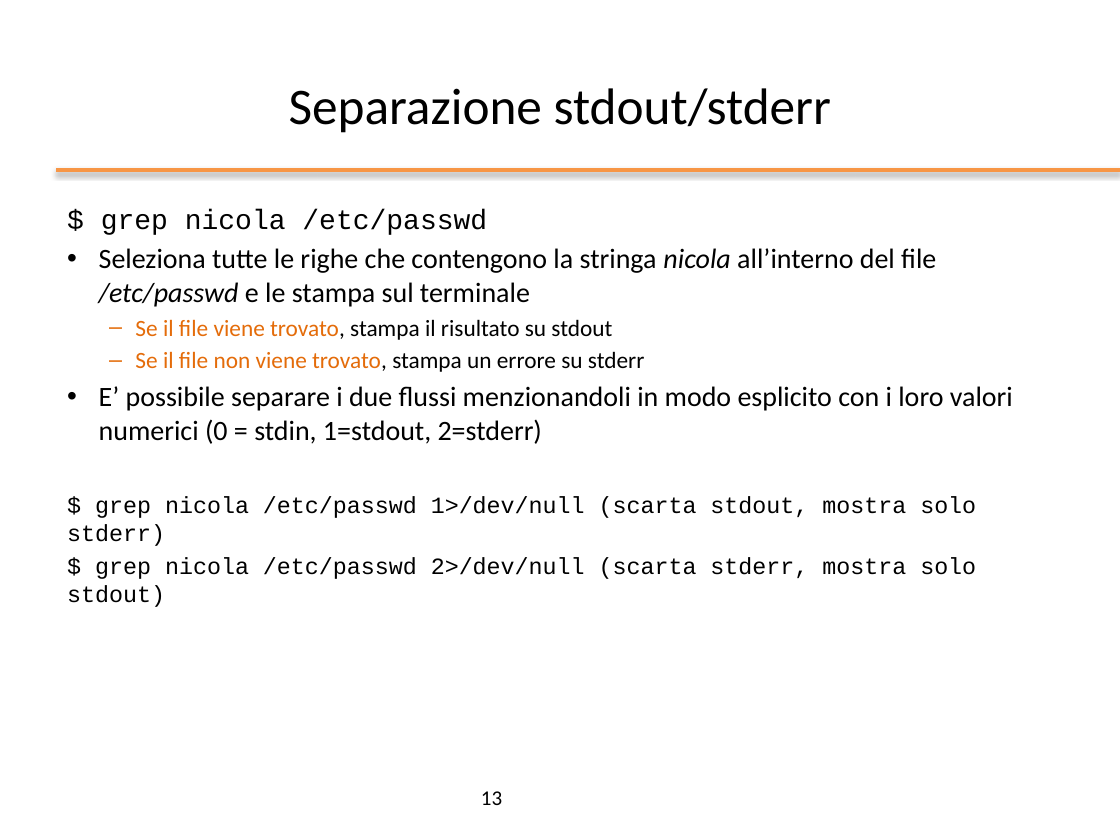
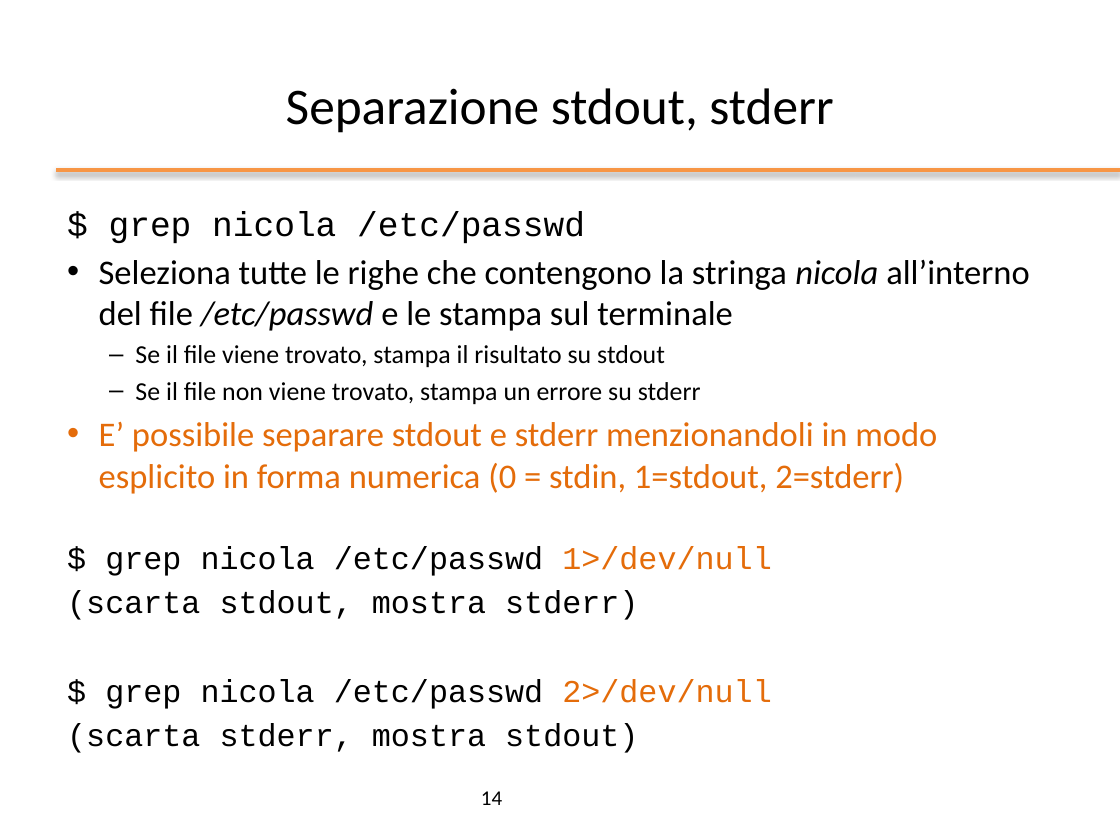
Before and after one commit to nbicocchi/operatingsystemsbsc, a slide deck: slide 14 of slides/ppt/02_Bash Basics.pptx (slide 13 before the commit). Drawn at 1120x840 pixels with LibreOffice and Linux fonts; fonts in the diff are those of the drawing; background and template pictures are left out. Boxes give left, top, right and bottom in pixels: in the first picture for what was removed or moved away, otherwise in the second. Text is boxed around its words. In the diff, an @@ line names an element or a change of style, - is before the commit and + after.

```diff
--- a/slides/ppt/02_Bash Basics.pptx
+++ b/slides/ppt/02_Bash Basics.pptx
@@ title at box(286, 88, 833, 133): text changed @@
-Separazione stdout/stderr
+Separazione stdout, stderr
@@ text at box(99, 211, 1029, 404): size 18 to 22.2 pt in "$ grep nicola /etc/passwd", "Seleziona tutte le righe che contengono la ..."; size 15 to 16.6 pt in "Se il file viene trovato, stampa il ...", "Se il file non viene trovato, stampa ..."; text colour #E46C0A to #000000 in "Se il file viene trovato,", "Se il file non viene trovato," @@
@@ text at box(67, 421, 937, 753): text changed; size 15 to 20.4 pt; text colour #000000 to #E46C0A @@
-• E’ possibile separare i due flussi menzionandoli in modo esplicito con i loro valori numerici (0 = stdin, 1=stdout, 2=stderr)
-$ grep nicola /etc/passwd 1>/dev/null (scarta stdout, mostra solo stderr)
-$ grep nicola /etc/passwd 2>/dev/null (scarta stderr, mostra solo stdout)
+• E’ possibile separare stdout e stderr menzionandoli in modo esplicito in forma numerica (0 = stdin, 1=stdout, 2=stderr)
+$ grep nicola /etc/passwd 1>/dev/null
+(scarta stdout, mostra stderr)
+$ grep nicola /etc/passwd 2>/dev/null
+(scarta stderr, mostra stdout)
@@ page number at box(481, 791, 502, 805): text changed @@
-13
+14
```
Also in this commit, not shown: 20 other slides changed, 6 slides added, 3 other files.
